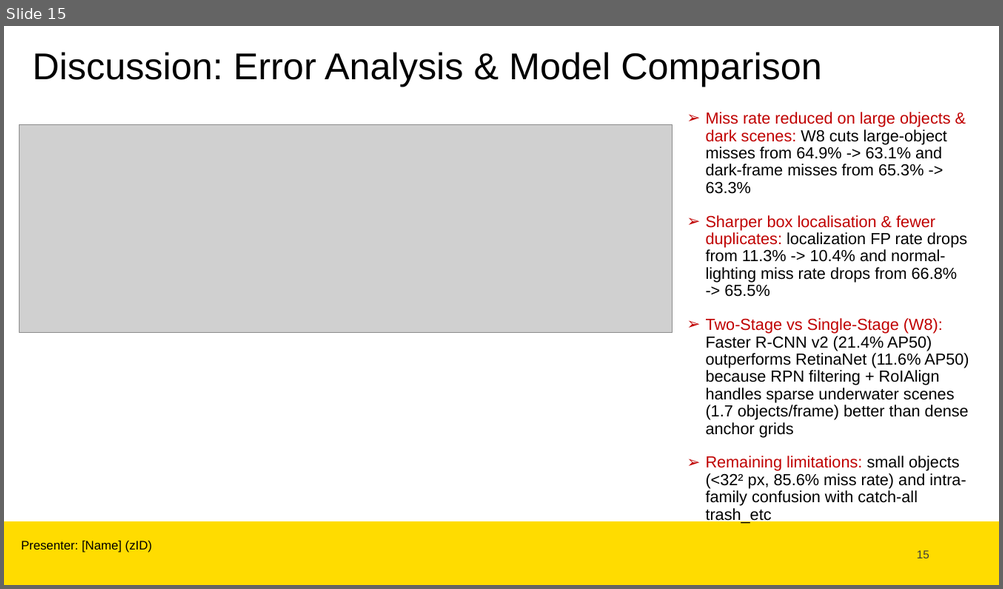
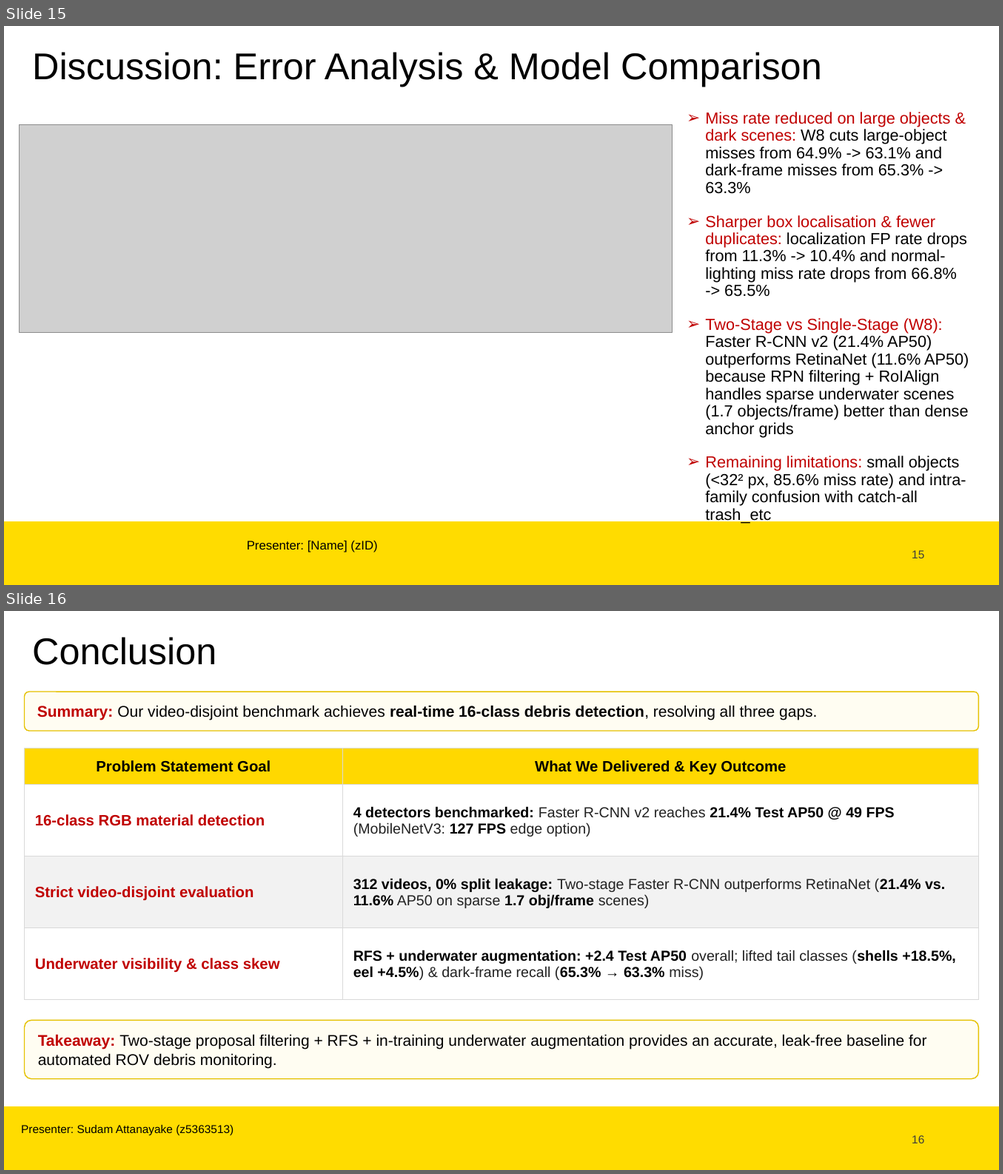
Before and after one commit to Shiz-b/asterik, a slide deck: COMP9444_Presentation_Asterik_and_Obelix.pptx. Shown one above the other, each under a label of ours: slide 15 before the commit, slides 15 and 16 after it. The pictures are 1003x589 and 1003x1174 pixels, drawn with LibreOffice and Linux fonts; fonts in the diff are those of the drawing; grey boxes stand for pictures; background and template pictures are left out. Boxes give left, top, right and bottom in pixels: in the first picture for what was removed or moved away, otherwise in the second. Text is boxed around its words. In the diff, an @@ line names an element or a change of style, - is before the commit and + after.

```diff
--- a/COMP9444_Presentation_Asterik_and_Obelix.pptx
+++ b/COMP9444_Presentation_Asterik_and_Obelix.pptx
@@ slide 16 added at (4,611,999,1170), background #FFFFFF; not listed: 1 template element that a slide beside it also shows @@
@@ title added at (32,637,216,665), 36 pt, text #000000 @@
+Conclusion
@@ rounded rectangle added at (24,692,979,730), fill #FFFDF2, outline #E5C100 1 pt, 15 pt, text #000000 @@
+Summary: Our video-disjoint benchmark achieves real-time 16-class debris detection, resolving all three gaps.
@@ table added at (24,749,978,1000), 4 rows, 2 columns @@
+Problem Statement Goal | What We Delivered & Key Outcome
+16-class RGB material detection | 4 detectors benchmarked: Faster R-CNN v2 reaches 21.4% Test AP50 @ 49 FPS (MobileNetV3: 127 FPS edge option)
+Strict video-disjoint evaluation | 312 videos, 0% split leakage: Two-stage Faster R-CNN outperforms RetinaNet (21.4% vs. 11.6% AP50 on sparse 1.7 obj/frame scenes)
+Underwater visibility & class skew | RFS + underwater augmentation: +2.4 Test AP50 overall; lifted tail classes (shells +18.5%, eel +4.5%) & dark-frame recall (65.3% → 63.3% miss)
@@ rounded rectangle added at (24,1021,979,1079), fill #FFFDF2, outline #E5C100 1 pt, 15 pt, text #000000 @@
+Takeaway: Two-stage proposal filtering + RFS + in-training underwater augmentation provides an accurate, leak-free baseline for automated ROV debris monitoring.
@@ text added at (21,1125,233,1136), 11 pt, text #000000 @@
+Presenter: Sudam Attanayake (z5363513)
@@ text added at (911,1136,924,1144), 11 pt, text #3C3C3C @@
+16
@@ slide 15 changed as well @@
@@ text "Presenter: [Name] (zID)": place and size @@
-text "Presenter: [Name] (zID)" at (21,541,152,553)
+text "Presenter: [Name] (zID)" at (247,541,377,553)
@@ text "15": place and size @@
-text "15" at (916,551,929,559)
+text "15" at (911,551,924,559)
```
Also in this commit, not shown: 15 other slides changed, 1 slide removed, 6 other files.
